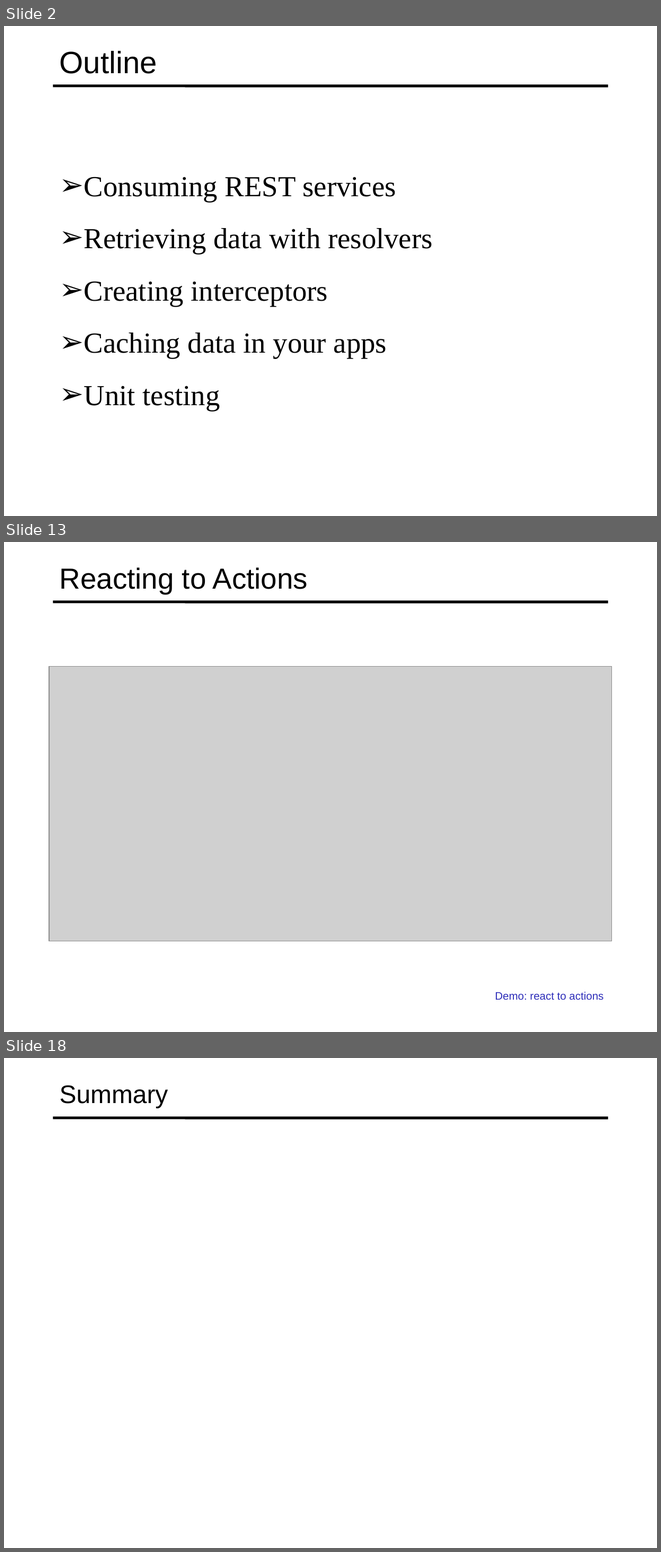
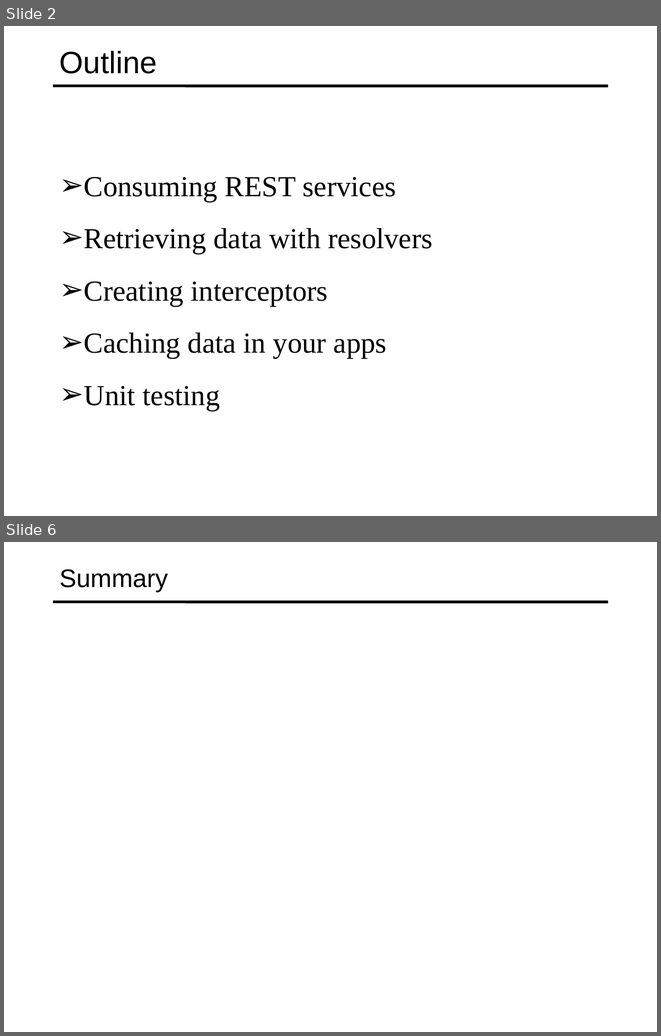
Before and after one commit to specter01wj/Jago_Link_Training, a slide deck: Angular/Angular12/Deep Dive/Angular HTTP Communication/1_Consuming REST Services/L1_Consuming REST Services.ppt. Shown one above the other, each under a label of ours: slides 2, 13 and 18 before the commit, slides 2 and 6 after it; the slides between them are not shown. The pictures are 661x1552 and 661x1036 pixels, drawn with LibreOffice and Linux fonts; fonts in the diff are those of the drawing; grey boxes stand for pictures. Boxes give left, top, right and bottom in pixels: in the first picture for what was removed or moved away, otherwise in the second. Text is boxed around its words. In the diff, an @@ line names an element or a change of style, - is before the commit and + after.

```diff
--- a/Angular/Angular12/Deep Dive/Angular HTTP Communication/1_Consuming REST Services/L1_Consuming REST Services.ppt
+++ b/Angular/Angular12/Deep Dive/Angular HTTP Communication/1_Consuming REST Services/L1_Consuming REST Services.ppt
@@ slide 13 removed at box(4, 542, 657, 1032), background #FFFFFF; not listed: 1 template element that a slide beside it also shows @@
@@ title removed at box(60, 567, 308, 594) @@
-Reacting to Actions
@@ picture removed at box(49, 667, 612, 941) @@
@@ text removed at box(495, 991, 603, 999) @@
-  Demo: react to actions
@@ what was slide 18 is now slide 6 @@
```
Also in this commit, not shown: 1 slide changed, 3 slides added, 14 other slides removed.
